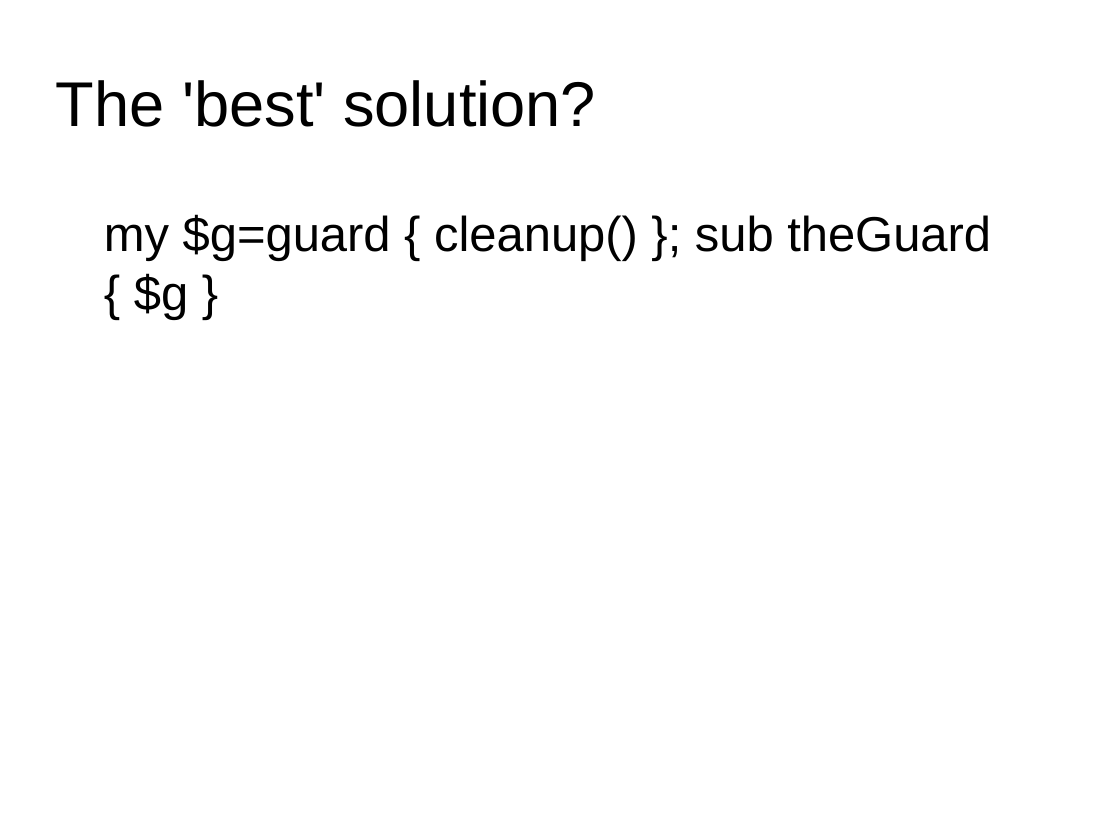
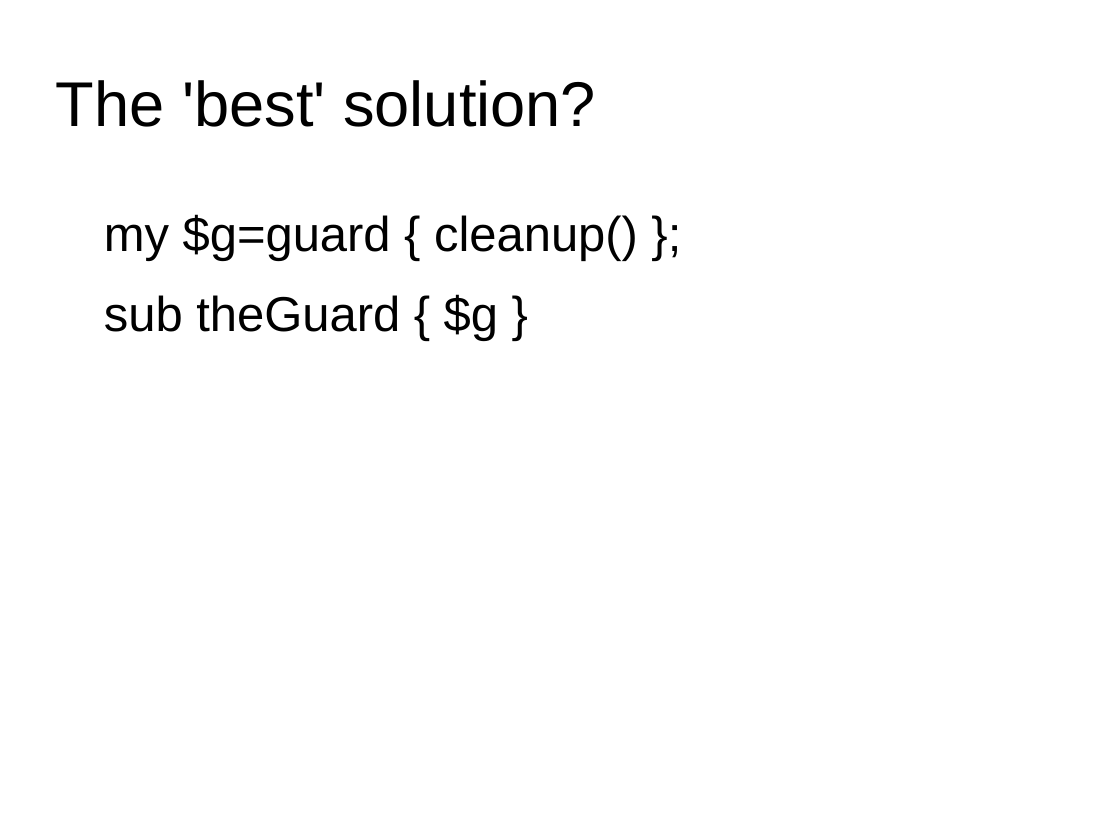
Before and after one commit to daviddelikat/inlinePerlPackages, a slide deck: slide 22 of docs/presentation.odp (slide 19 before the commit). Drawn at 1120x840 pixels with LibreOffice and Linux fonts; fonts in the diff are those of the drawing; background and template pictures are left out. Boxes give left, top, right and bottom in pixels: in the first picture for what was removed or moved away, otherwise in the second. Text is boxed around its words. In the diff, an @@ line names an element or a change of style, - is before the commit and + after.

```diff
--- a/docs/presentation.odp
+++ b/docs/presentation.odp
@@ text at (104,214,638,341): text changed @@
-my $g=guard { cleanup() }; sub theGuard { $g }
+my $g=guard { cleanup() };
+sub theGuard { $g }
```
Also in this commit, not shown: 2 other slides changed, 3 slides added.
